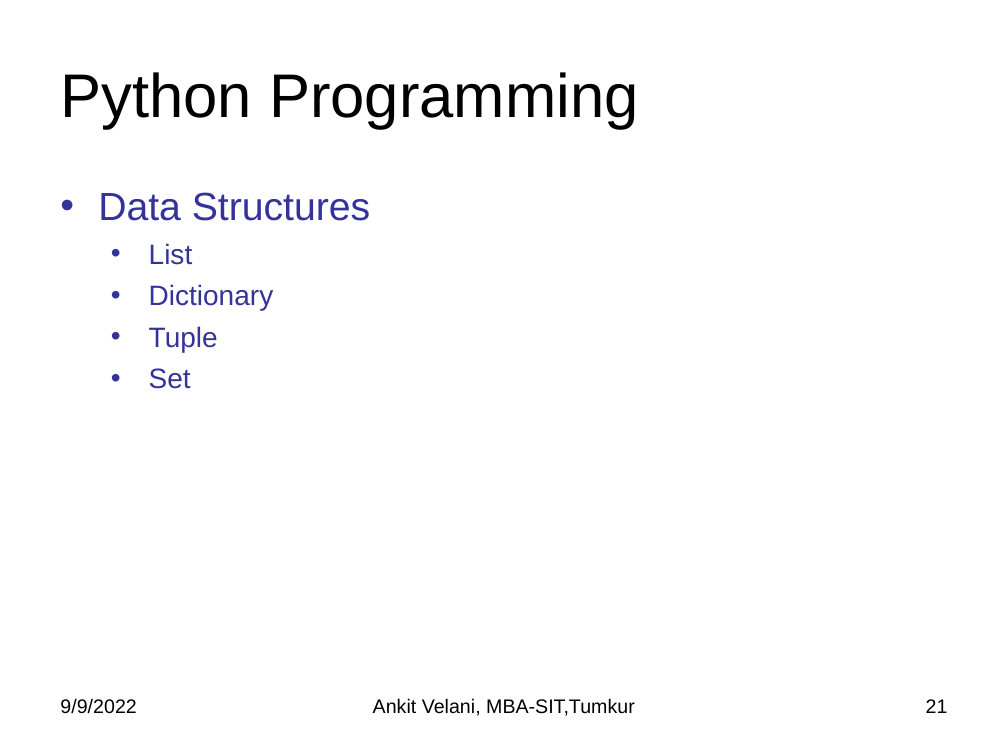
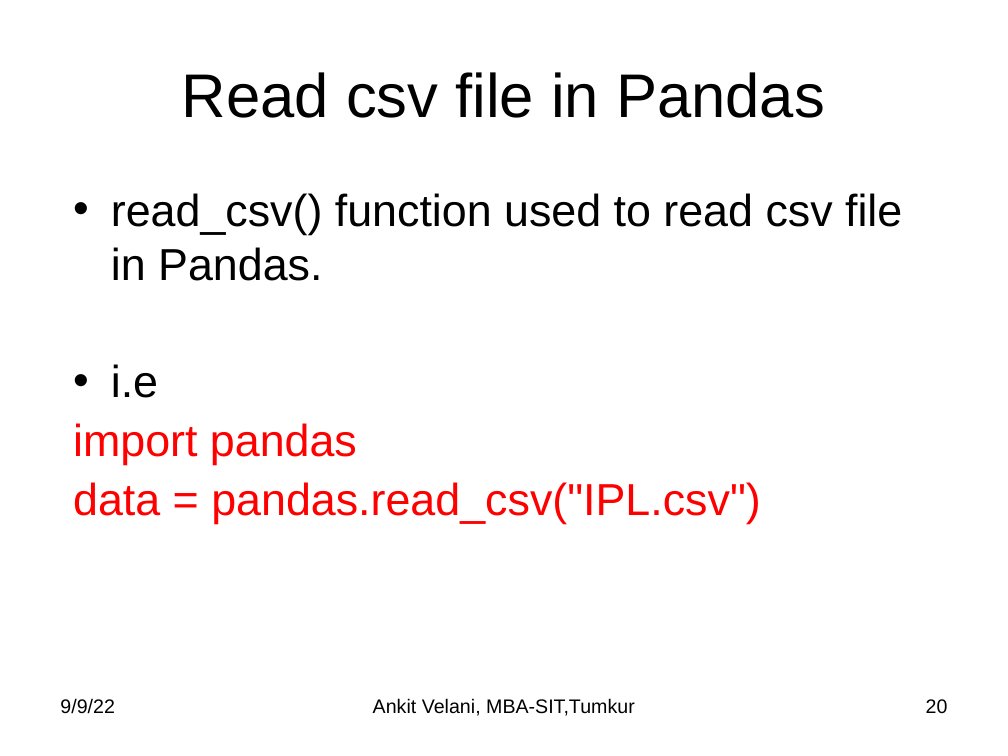
Before and after one commit to sitmbadept/sitmbadept.github.io, a slide deck: slide 20 of BDTM/Python/Unit-4-Python-Programming.pptx (slide 21 before the commit). Drawn at 1008x756 pixels with LibreOffice and Linux fonts; fonts in the diff are those of the drawing. Boxes give left, top, right and bottom in pixels: in the first picture for what was removed or moved away, otherwise in the second. Text is boxed around its words. In the diff, an @@ line names an element or a change of style, - is before the commit and + after.

```diff
--- a/BDTM/Python/Unit-4-Python-Programming.pptx
+++ b/BDTM/Python/Unit-4-Python-Programming.pptx
@@ title at box(182, 72, 825, 118): text changed @@
-Python Programming
+Read csv file in Pandas
@@ text at box(73, 193, 902, 524): text changed; size 20 to 32 pt; text colour #333399 to #000000 @@
-• Data Structures
-  • List
-  • Dictionary
-  • Tuple
-  • Set
+• read_csv() function used to read csv file in Pandas.
+• i.e
+import pandas
+data = pandas.read_csv("IPL.csv")
@@ text at box(60, 698, 114, 714): text changed @@
-9/9/2022
+9/9/22
@@ page number at box(926, 699, 948, 714): text changed @@
-21
+20
```
Also in this commit, not shown: 19 other slides changed, 1 slide added, 10 slides removed, 1 other file.
